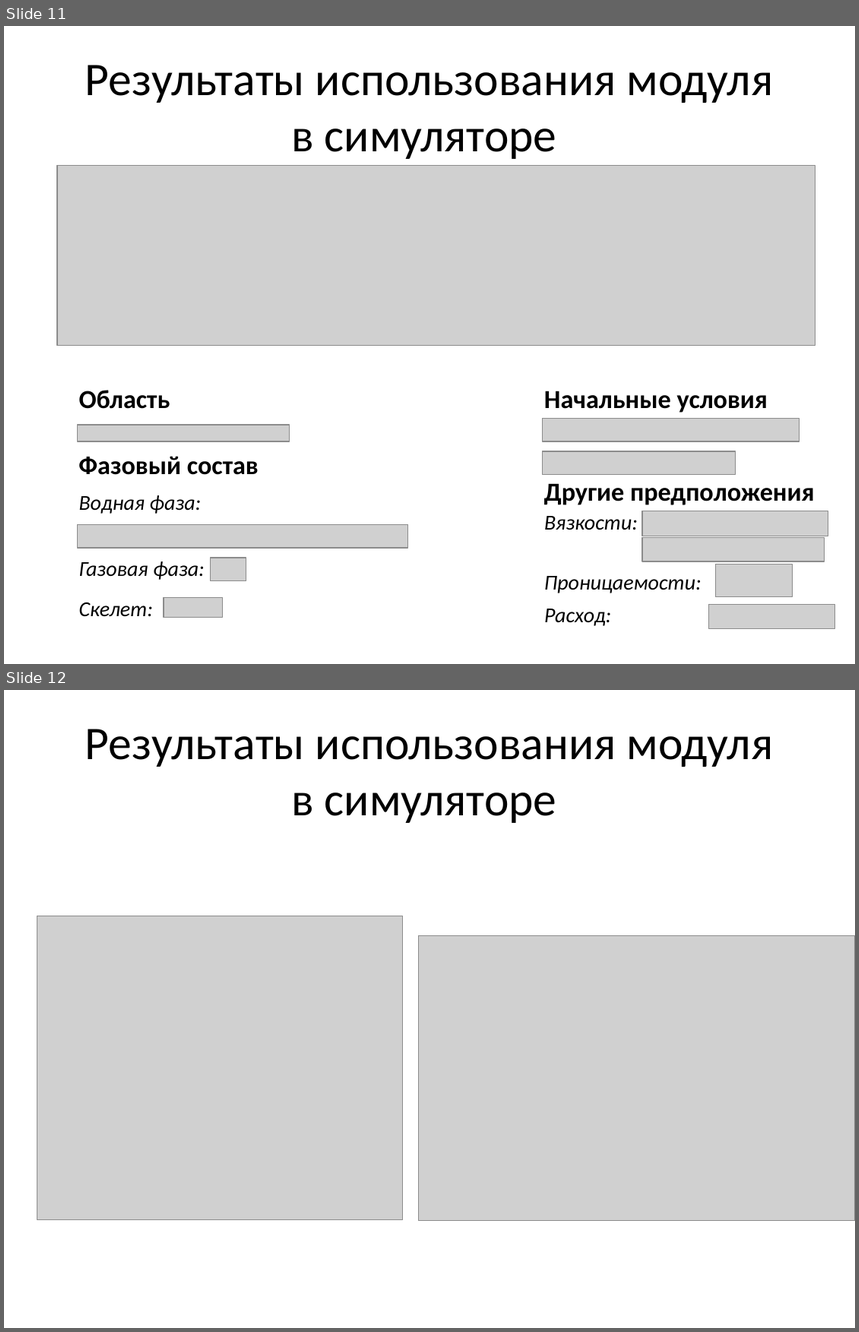
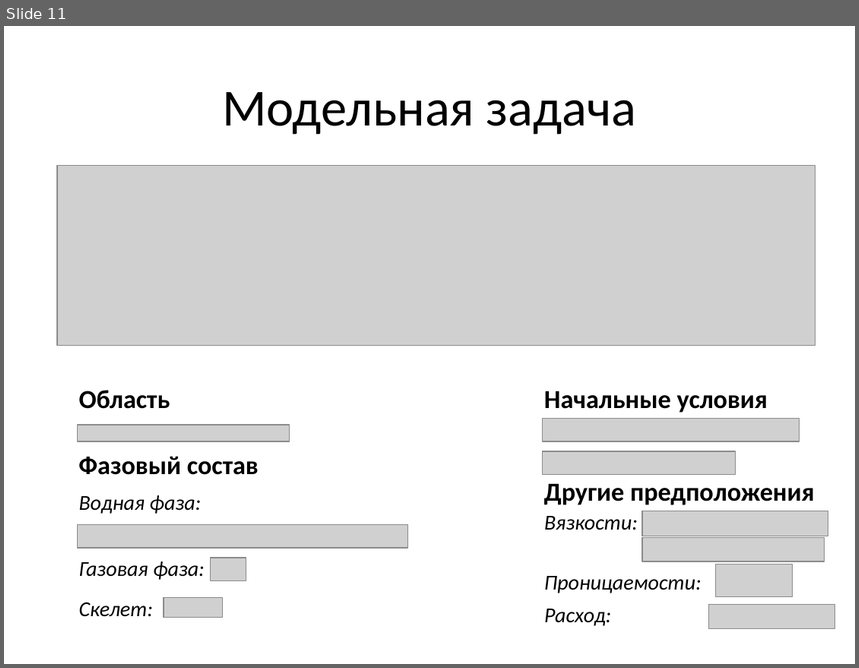
Before and after one commit to GrininViktor/Diplom, a slide deck: Презентация.pptx. Shown one above the other, each under a label of ours: slides 11 and 12 before the commit, slide 11 after it. The pictures are 859x1332 and 859x668 pixels, drawn with LibreOffice and Linux fonts; fonts in the diff are those of the drawing; grey boxes stand for pictures. Boxes give left, top, right and bottom in pixels: in the first picture for what was removed or moved away, otherwise in the second. Text is boxed around its words. In the diff, an @@ line names an element or a change of style, - is before the commit and + after.

```diff
--- a/Презентация.pptx
+++ b/Презентация.pptx
@@ slide 12 removed at (4,690,855,1328), background #FFFFFF @@
@@ title removed at (85,729,774,823) @@
-Результаты использования модуля
-в симуляторе
@@ picture removed at (37,916,403,1220) @@
@@ picture removed at (418,936,855,1221) @@
@@ slide 11 changed as well @@
@@ title at (222,92,637,135): text changed; size 39.6 to 44 pt @@
-Результаты использования модуля
-в симуляторе
+Модельная задача
```
Also in this commit, not shown: 10 other slides changed, 5 slides added, 2 other files.
